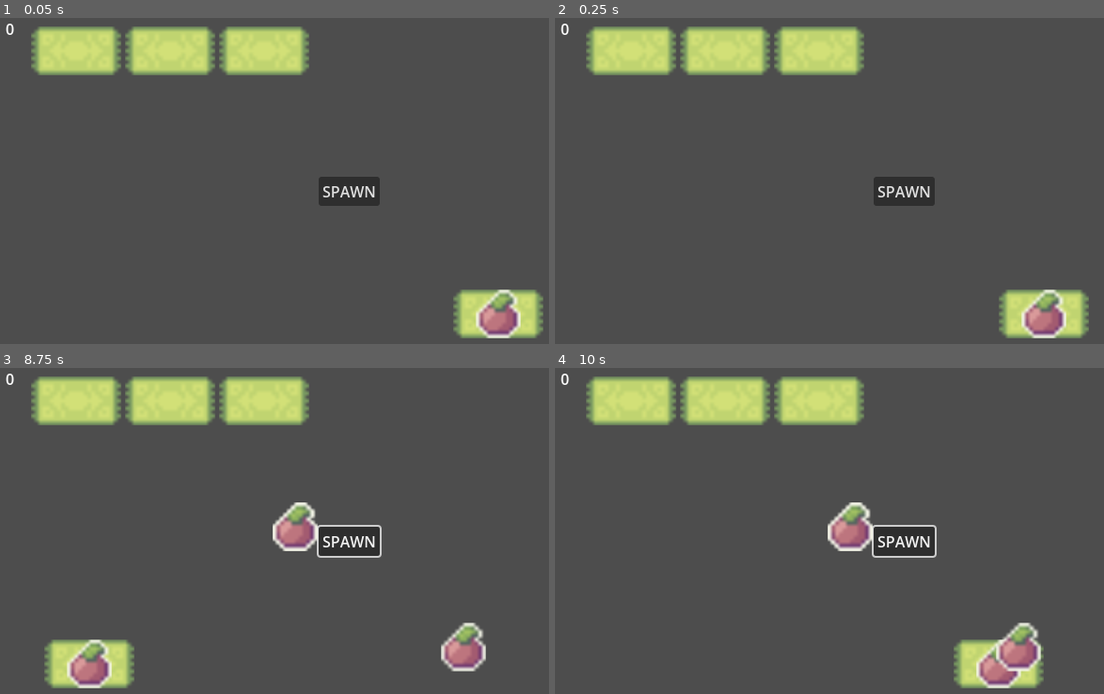
Above: before the commit, frames 1-4 (two rows, left to right).
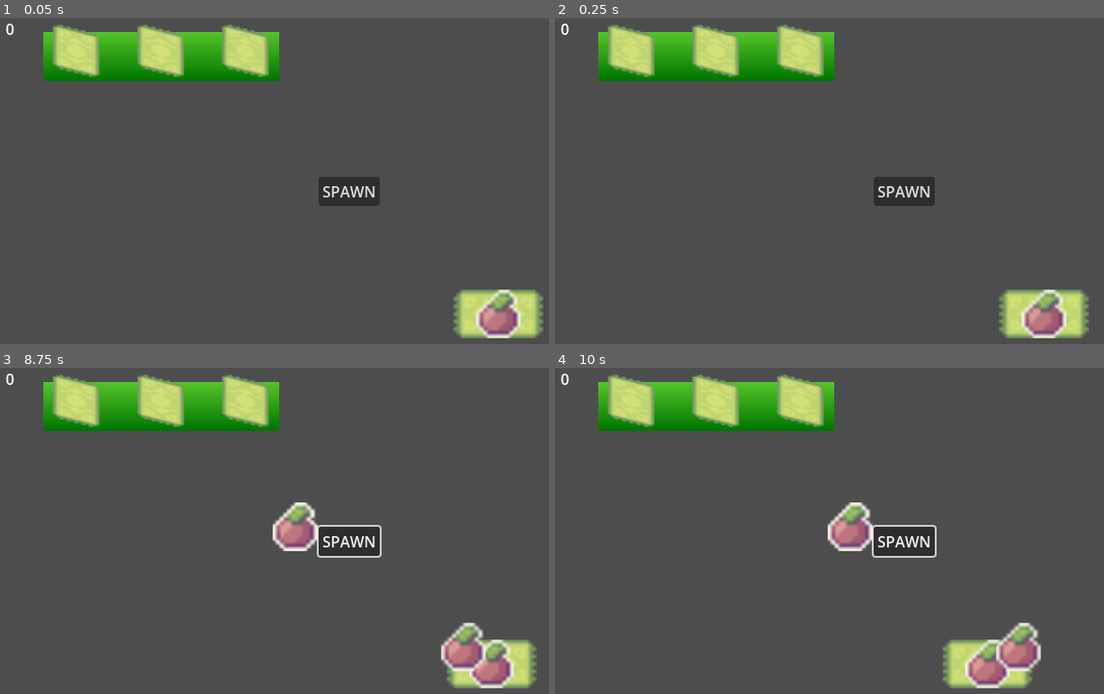
Above: after the commit, the same moments.

Repository: andrewcrisp/shelfsortinggame
Game: Godot game, scene res://scenes/level.tscn
Two runs of this game, one before a commit and one after it. Both use one fixed random seed, a clock stepped at 60 frames per second and the inputs below.
Inputs (mouse positions are in pixels of both pictures, inside the frame that each line leads up to):
- Up to frame 1 (0.05 s): no input
- Up to frame 2 (0.25 s): no input
- Up to frame 3 (8.75 s): click "SPAWN" at 0.5 s; click "SPAWN" at 1.25 s; click "SPAWN" at 2 s; move the mouse to (373, 664) at 2.77 s; click (373, 664) at 2.85 s; move the mouse to (296, 527) at 3.52 s; click (296, 527) at 3.6 s; click (296, 527) at 4.35 s; click (296, 527) at 5.1 s; move the mouse to (461, 648) at 5.77 s; click (461, 648) at 5.85 s; move the mouse to (104, 511) at 6.52 s; click (104, 511) at 6.6 s; move the mouse to (312, 579) at 7.27 s; click (312, 579) at 7.35 s; move the mouse to (192, 465) at 8.02 s; click (192, 465) at 8.1 s
- Up to frame 4 (10 s): move the mouse to (972, 557) at 8.77 s; click (972, 557) at 8.85 s; move the mouse to (719, 602) at 9.52 s; click (719, 602) at 9.6 s

The runs differ from the first frame. In frame 1, 5.7% of the frame differs, in the area x 5-57%, y 2-20%; in frame 2, 5.7%; in frame 3, 9.8%, in the area x 5-98%, y 2-99%; in frame 4, 7.2%.

Commit message:
Unify the shelf spots with a background

Diff:
--- a/scenes/shelf.tscn
+++ b/scenes/shelf.tscn
@@ -1,18 +1,37 @@
-[gd_scene load_steps=3 format=3 uid="uid://bd1b7yuh7jh1n"]
+[gd_scene load_steps=5 format=3 uid="uid://bd1b7yuh7jh1n"]
 
 [ext_resource type="PackedScene" uid="uid://dkbqxgkjy5dog" path="res://scenes/spot.tscn" id="1_eyi4x"]
 [ext_resource type="Script" uid="uid://cyt58qth41sa8" path="res://scripts/shelf.gd" id="1_xj574"]
+
+[sub_resource type="Gradient" id="Gradient_xj574"]
+colors = PackedColorArray(0, 0.458824, 0, 1, 0.329412, 0.772549, 0.160784, 1)
+
+[sub_resource type="GradientTexture2D" id="GradientTexture2D_00mi8"]
+gradient = SubResource("Gradient_xj574")
 
 [node name="Shelf" type="Node2D"]
 script = ExtResource("1_xj574")
 
 [node name="Spot1" parent="." instance=ExtResource("1_eyi4x")]
-scale = Vector2(4, 4)
+rotation = 1.5708
+scale = Vector2(2, 4)
+skew = 0.244346
 
 [node name="Spot2" parent="." instance=ExtResource("1_eyi4x")]
-position = Vector2(100, 0)
-scale = Vector2(4, 4)
+position = Vector2(90, 0)
+rotation = 1.5708
+scale = Vector2(2, 4)
+skew = 0.244346
 
 [node name="Spot3" parent="." instance=ExtResource("1_eyi4x")]
-position = Vector2(200, 0)
-scale = Vector2(4, 4)
+position = Vector2(180, 0)
+rotation = 1.5708
+scale = Vector2(2, 4)
+skew = 0.244346
+
+[node name="Sprite2D" type="Sprite2D" parent="."]
+z_index = -1
+position = Vector2(90.5, 6)
+rotation = -1.5708
+scale = Vector2(0.8125, 3.92188)
+texture = SubResource("GradientTexture2D_00mi8")
--- a/scenes/spot.tscn
+++ b/scenes/spot.tscn
@@ -4,7 +4,7 @@
 [ext_resource type="Script" uid="uid://colio1la8bs1b" path="res://scripts/spot.gd" id="1_xj574"]
 
 [sub_resource type="RectangleShape2D" id="RectangleShape2D_eyi4x"]
-size = Vector2(26, 16)
+size = Vector2(33, 21)
 
 [node name="Spot" type="Node2D"]
 script = ExtResource("1_xj574")
@@ -18,4 +18,5 @@
 collision_mask = 3
 
 [node name="CollisionShape2D" type="CollisionShape2D" parent="Area2D"]
+position = Vector2(-0.5, -0.5)
 shape = SubResource("RectangleShape2D_eyi4x")
--- a/scripts/sortable.gd
+++ b/scripts/sortable.gd
@@ -14,8 +14,7 @@
 	var spriteSize = sprite.region_rect.size
 	var colshape:CollisionShape2D = get_parent().get_node("Area2D/CollisionShape2D")
 	var rect: RectangleShape2D = colshape.shape
-	rect.size = spriteSize
-	print(str(spriteSize))
+	rect.size = spriteSize * 1.1
 
 func _process(_delta: float) -> void:
 	if Input.is_action_just_pressed("click"):
